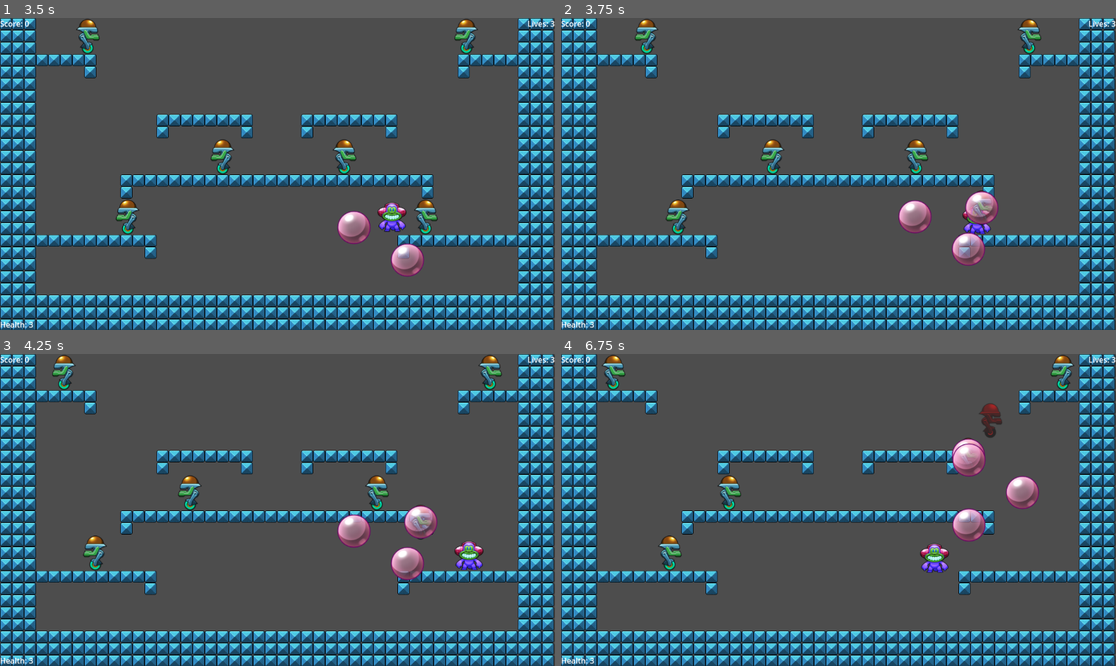
Above: before the commit, frames 1-4 (two rows, left to right).
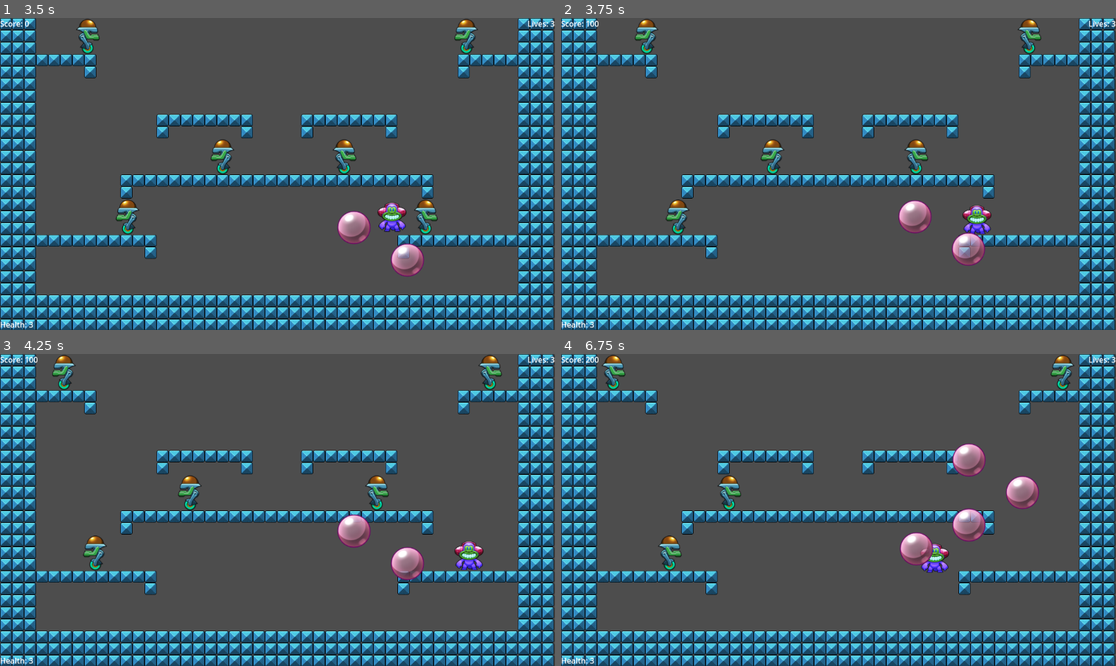
Above: after the commit, the same moments.

Repository: Zhaojun-Li/assignment-05
Game: Godot game, scene res://scenes/main/Main.tscn
Two runs of this game, one before a commit and one after it. Both use one fixed random seed, a clock stepped at 60 frames per second and the inputs below.
Inputs:
- Up to frame 1 (3.5 s): tap Enter at 0.5 s; hold D (move_right) 0.53-2.03 s; tap Space (fire) every 0.75 s from 0.6 to 2.85 s; tap W (jump) at 0.77, 1.52, 3.02 s; hold A (move_left) 2.03-2.78 s; hold D (move_right) from 2.78 s (still down)
- Up to frame 2 (3.75 s): keep holding D (move_right); tap Space (fire) at 3.6 s
- Up to frame 3 (4.25 s): keep holding D (move_right); tap W (jump) at 3.77 s
- Up to frame 4 (6.75 s): release D (move_right) at 4.28 s; hold A (move_left) 4.28-5.03 s; tap Space (fire) every 0.75 s from 4.35 to 6.6 s; tap W (jump) at 4.52, 6.02 s; hold D (move_right) 5.03-5.78 s; hold A (move_left) from 5.78 s (still down)

Frame 1 is identical in both runs. In frame 2, 0.5% of the frame differs, in the area x 4-79%, y 0-67%; in frame 3, 0.5%; in frame 4, 1.0%, in the area x 4-80%, y 0-68%.

Commit message:
Fix where player cannot pop bubble if bubble is spawned inside player

Diff:
--- a/scenes/entities/projectiles/Bubble.gd
+++ b/scenes/entities/projectiles/Bubble.gd
@@ -34,6 +34,12 @@
 	# If enemy is trapped, move with bubble
 	if trapped_enemy != null and is_instance_valid(trapped_enemy):
 		trapped_enemy.global_position = global_position
+
+		# pop if player is inside enemy bubble
+		for b in get_overlapping_bodies():
+			if b is Player:
+				pop()
+				return
 
 		# Count escape time
 		_escape_timer += delta
